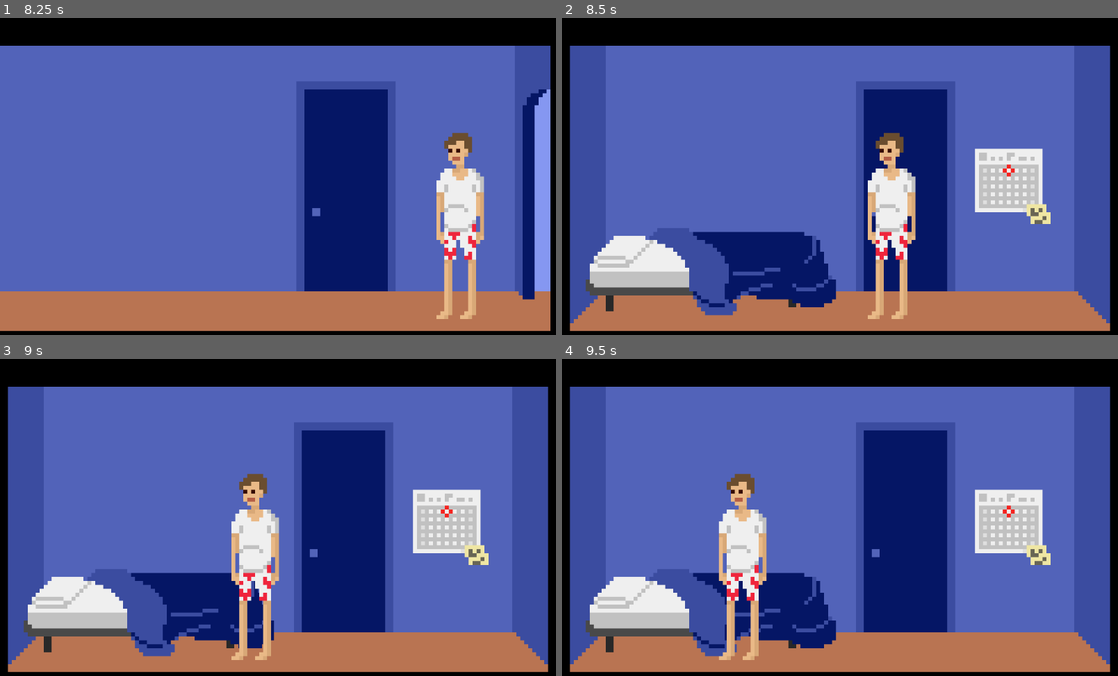
Above: before the commit, frames 1-4 (two rows, left to right).
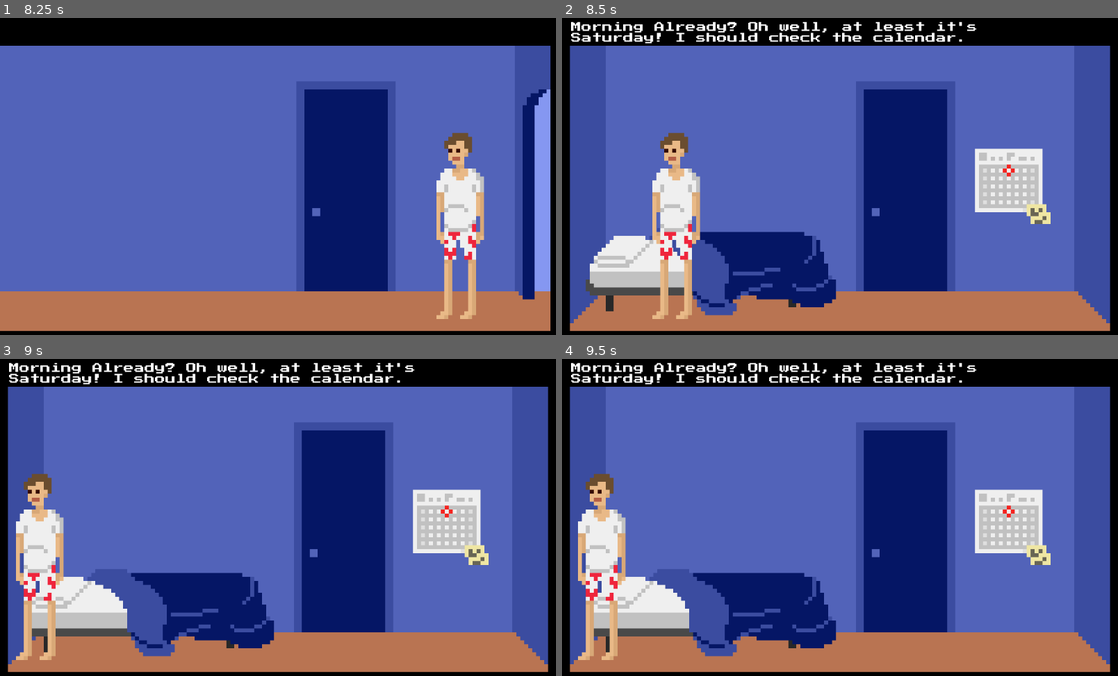
Above: after the commit, the same moments.

Repository: lthammond/CS315-midterm-Halfway_There
Game: Godot game, scene res://src/Bedroom.tscn
Two runs of this game, one before a commit and one after it. Both use one fixed random seed, a clock stepped at 60 frames per second and the inputs below.
Inputs:
- Up to frame 1 (8.25 s): tap Enter at 0.5 s; hold Right (move_right) 0.53-1.28 s; hold Up (interact) 0.53-1.28 s; hold Left (move_left) 1.28-2.03 s; tap Up (interact) every 1.5 s from 1.35 to 7.35 s; hold Up (interact) 2.03-2.78 s; hold Right (move_right) 2.03-3.53 s; hold Up (interact) 3.53-4.28 s; hold Left (move_left) 3.53-5.78 s; hold Up (interact) 5.03-5.78 s; hold Right (move_right) 5.78-8.03 s; hold Up (interact) 6.53-7.28 s; hold Left (move_left) from 8.03 s (still down); hold Up (interact) from 8.03 s (still down)
- Up to frame 2 (8.5 s): keep holding Left (move_left); keep holding Up (interact)
- Up to frame 3 (9 s): keep holding Left (move_left); release Up (interact) at 8.78 s; tap Up (interact) at 8.85 s
- Up to frame 4 (9.5 s): keep holding Left (move_left)

Frame 1 is identical in both runs. In frame 2, 8.0% of the frame differs, in the area x 1-75%, y 1-95%; in frame 3, 8.0%; in frame 4, 8.0%.

Commit message:
Start work on first interactable

Diff:
--- a/project/src/Bedroom.gd
+++ b/project/src/Bedroom.gd
@@ -2,9 +2,20 @@
 
 func _ready():
 	if !GlobalDialogVariables.wakeUpTextRead:
-		$Dialog/WakeUpTextLabel.show()
+		$HUD/Dialog/WakeUpTextLabel.show()
+		yield(get_tree().create_timer(5), "timeout")
+		$HUD/Dialog/WakeUpTextLabel.hide()
 		GlobalDialogVariables.wakeUpTextRead = true
+
 	if PlayerPositionThroughDoor.door_name:
 		var door_node = find_node(PlayerPositionThroughDoor.door_name)
 		if door_node:
 			$Player.global_position = door_node.global_position
+
+
+func _on_Calendar_start_interaction():
+	$Calendar/Interaction/AnimationPlayer.play("Fade_Dark")
+	yield(get_tree().create_timer(8), "timeout")
+	$Calendar/Interaction/AnimationPlayer.play("Zoom_on_tasks")
+	yield(get_tree().create_timer(4.5), "timeout")
+	$Calendar/Interaction/AnimationPlayer.play("Fade_light")
--- a/project/src/Bedroom.tscn
+++ b/project/src/Bedroom.tscn
@@ -1,13 +1,174 @@
-[gd_scene load_steps=7 format=2]
+[gd_scene load_steps=14 format=2]
 
 [ext_resource path="res://src/Door.tscn" type="PackedScene" id=1]
 [ext_resource path="res://assets/backgrounds/bedroomBackground.png" type="Texture" id=2]
 [ext_resource path="res://src/Player.tscn" type="PackedScene" id=3]
 [ext_resource path="res://src/Bedroom.gd" type="Script" id=4]
 [ext_resource path="res://assets/fonts/PressStart2P-Regular.ttf" type="DynamicFontData" id=5]
+[ext_resource path="res://src/Interactable.tscn" type="PackedScene" id=6]
+[ext_resource path="res://assets/sprites/calendar.png" type="Texture" id=7]
+[ext_resource path="res://assets/sprites/HUD.png" type="Texture" id=8]
+
+[sub_resource type="Animation" id=2]
+resource_name = "Fade_Dark"
+length = 3.0
+tracks/0/type = "value"
+tracks/0/path = NodePath("ColorRect:color")
+tracks/0/interp = 1
+tracks/0/loop_wrap = true
+tracks/0/imported = false
+tracks/0/enabled = true
+tracks/0/keys = {
+"times": PoolRealArray( 0, 0.8 ),
+"transitions": PoolRealArray( 1, 1 ),
+"update": 0,
+"values": [ Color( 0, 0, 0, 0 ), Color( 0, 0, 0, 0.52549 ) ]
+}
+tracks/1/type = "value"
+tracks/1/path = NodePath("Calendar Sprite:position")
+tracks/1/interp = 1
+tracks/1/loop_wrap = true
+tracks/1/imported = false
+tracks/1/enabled = true
+tracks/1/keys = {
+"times": PoolRealArray( 0, 1, 3 ),
+"transitions": PoolRealArray( 4.92458, 0.784584, 4.28709 ),
+"update": 0,
+"values": [ Vector2( -302.519, 640.226 ), Vector2( -302.519, 640.226 ), Vector2( -302.519, -67.4951 ) ]
+}
+tracks/2/type = "method"
+tracks/2/path = NodePath("../../HUD/Dialog/InteractDialog1")
+tracks/2/interp = 1
+tracks/2/loop_wrap = true
+tracks/2/imported = false
+tracks/2/enabled = true
+tracks/2/keys = {
+"times": PoolRealArray( 3 ),
+"transitions": PoolRealArray( 1 ),
+"values": [ {
+"args": [  ],
+"method": "show"
+} ]
+}
+tracks/3/type = "method"
+tracks/3/path = NodePath("../../HUD/Dialog/WakeUpTextLabel")
+tracks/3/interp = 1
+tracks/3/loop_wrap = true
+tracks/3/imported = false
+tracks/3/enabled = true
+tracks/3/keys = {
+"times": PoolRealArray( 0 ),
+"transitions": PoolRealArray( 1 ),
+"values": [ {
+"args": [  ],
+"method": "hide"
+} ]
+}
+
+[sub_resource type="Animation" id=5]
+resource_name = "Fade_light"
+length = 2.5
+tracks/0/type = "value"
+tracks/0/path = NodePath("ColorRect:color")
+tracks/0/interp = 1
+tracks/0/loop_wrap = true
+tracks/0/imported = false
+tracks/0/enabled = true
+tracks/0/keys = {
+"times": PoolRealArray( 0, 1.5, 2.3 ),
+"transitions": PoolRealArray( 1, 1, 1 ),
+"update": 0,
+"values": [ Color( 0, 0, 0, 0.52549 ), Color( 0, 0, 0, 0.52549 ), Color( 0, 0, 0, 0 ) ]
+}
+tracks/1/type = "value"
+tracks/1/path = NodePath("Calendar Sprite:position")
+tracks/1/interp = 1
+tracks/1/loop_wrap = true
+tracks/1/imported = false
+tracks/1/enabled = true
+tracks/1/keys = {
+"times": PoolRealArray( 0, 1.5 ),
+"transitions": PoolRealArray( 0.353553, 1 ),
+"update": 0,
+"values": [ Vector2( -748.089, -446.497 ), Vector2( -748.089, 901.14 ) ]
+}
+tracks/2/type = "method"
+tracks/2/path = NodePath("../../HUD/Dialog/InteractDialog2")
+tracks/2/interp = 1
+tracks/2/loop_wrap = true
+tracks/2/imported = false
+tracks/2/enabled = true
+tracks/2/keys = {
+"times": PoolRealArray( 0 ),
+"transitions": PoolRealArray( 1 ),
+"values": [ {
+"args": [  ],
+"method": "hide"
+} ]
+}
+
+[sub_resource type="Animation" id=3]
+resource_name = "Zoom_on_tasks"
+length = 1.5
+tracks/0/type = "value"
+tracks/0/path = NodePath("Calendar Sprite:position")
+tracks/0/interp = 1
+tracks/0/loop_wrap = true
+tracks/0/imported = false
+tracks/0/enabled = true
+tracks/0/keys = {
+"times": PoolRealArray( 0, 1.5 ),
+"transitions": PoolRealArray( 1, 1 ),
+"update": 0,
+"values": [ Vector2( -302.519, -67.4951 ), Vector2( -748.089, -446.497 ) ]
+}
+tracks/1/type = "value"
+tracks/1/path = NodePath("Calendar Sprite:scale")
+tracks/1/interp = 1
+tracks/1/loop_wrap = true
+tracks/1/imported = false
+tracks/1/enabled = true
+tracks/1/keys = {
+"times": PoolRealArray( 0, 1.5 ),
+"transitions": PoolRealArray( 1, 1 ),
+"update": 0,
+"values": [ Vector2( 6.62392, 6.62392 ), Vector2( 11.7888, 11.7888 ) ]
+}
+tracks/2/type = "method"
+tracks/2/path = NodePath("../../HUD/Dialog/InteractDialog1")
+tracks/2/interp = 1
+tracks/2/loop_wrap = true
+tracks/2/imported = false
+tracks/2/enabled = true
+tracks/2/keys = {
+"times": PoolRealArray( 0 ),
+"transitions": PoolRealArray( 1 ),
+"values": [ {
+"args": [  ],
+"method": "hide"
+} ]
+}
+tracks/3/type = "method"
+tracks/3/path = NodePath("../../HUD/Dialog/InteractDialog2")
+tracks/3/interp = 1
+tracks/3/loop_wrap = true
+tracks/3/imported = false
+tracks/3/enabled = true
+tracks/3/keys = {
+"times": PoolRealArray( 1.5 ),
+"transitions": PoolRealArray( 1 ),
+"values": [ {
+"args": [  ],
+"method": "show"
+} ]
+}
 
 [sub_resource type="DynamicFont" id=1]
 size = 21
+font_data = ExtResource( 5 )
+
+[sub_resource type="DynamicFont" id=4]
+size = 24
 font_data = ExtResource( 5 )
 
 [node name="Bedroom" type="Node2D"]
@@ -32,7 +193,44 @@
 [node name="Player" parent="." instance=ExtResource( 3 )]
 position = Vector2( 257.565, 418.749 )
 
-[node name="Dialog" type="Control" parent="."]
+[node name="Calendar" parent="." instance=ExtResource( 6 )]
+position = Vector2( 903.687, 375.09 )
+
+[node name="Interaction" type="Node2D" parent="Calendar"]
+
+[node name="ColorRect" type="ColorRect" parent="Calendar/Interaction"]
+margin_left = -922.0
+margin_top = -396.0
+margin_right = 245.0
+margin_bottom = 287.0
+color = Color( 0, 0, 0, 0 )
+__meta__ = {
+"_edit_use_anchors_": false
+}
+
+[node name="AnimationPlayer" type="AnimationPlayer" parent="Calendar/Interaction"]
+anims/Fade_Dark = SubResource( 2 )
+anims/Fade_light = SubResource( 5 )
+anims/Zoom_on_tasks = SubResource( 3 )
+
+[node name="Calendar Sprite" type="Sprite" parent="Calendar/Interaction"]
+position = Vector2( -302.519, 640.226 )
+scale = Vector2( 6.62392, 6.62392 )
+texture = ExtResource( 7 )
+
+[node name="HUD" type="Control" parent="."]
+margin_right = 40.0
+margin_bottom = 40.0
+__meta__ = {
+"_edit_use_anchors_": false
+}
+
+[node name="Border" type="Sprite" parent="HUD"]
+scale = Vector2( 8, 8 )
+texture = ExtResource( 8 )
+centered = false
+
+[node name="Dialog" type="Control" parent="HUD"]
 margin_left = 18.2689
 margin_top = 7.8745
 margin_right = 58.2689
@@ -41,7 +239,7 @@
 "_edit_use_anchors_": false
 }
 
-[node name="WakeUpTextLabel" type="RichTextLabel" parent="Dialog"]
+[node name="WakeUpTextLabel" type="RichTextLabel" parent="HUD/Dialog"]
 visible = false
 margin_right = 881.731
 margin_bottom = 52.1255
@@ -51,3 +249,39 @@
 __meta__ = {
 "_edit_use_anchors_": false
 }
+
+[node name="InteractDialog1" type="RichTextLabel" parent="HUD/Dialog"]
+visible = false
+margin_right = 881.731
+margin_bottom = 52.1255
+custom_fonts/normal_font = SubResource( 1 )
+bbcode_text = "WHAT?! WEDNESDAY?! That's only halfway through the week! Oh, what's this?"
+text = "WHAT?! WEDNESDAY?! That's only halfway through the week! Oh, what's this?"
+__meta__ = {
+"_edit_use_anchors_": false
+}
+
+[node name="InteractDialog2" type="RichTextLabel" parent="HUD/Dialog"]
+visible = false
+margin_right = 881.731
+margin_bottom = 52.1255
+custom_fonts/normal_font = SubResource( 1 )
+bbcode_text = "Thats right. I had a few things I wanted to do today."
+text = "Thats right. I had a few things I wanted to do today."
+__meta__ = {
+"_edit_use_anchors_": false
+}
+
+[node name="TaskCounterLabel" type="Label" parent="HUD"]
+visible = false
+margin_left = 866.11
+margin_top = 12.6112
+margin_right = 1130.11
+margin_bottom = 36.6112
+custom_fonts/font = SubResource( 4 )
+text = "Tasks:0/10"
+__meta__ = {
+"_edit_use_anchors_": false
+}
+
+[connection signal="start_interaction" from="Calendar" to="." method="_on_Calendar_start_interaction"]
--- a/project/src/Door.tscn
+++ b/project/src/Door.tscn
@@ -20,8 +20,7 @@
 "values": [ Color( 0, 0, 0, 1 ), Color( 0, 0, 0, 1 ), Color( 0, 0, 0, 0 ) ]
 }
 
-[sub_resource type="Animation" id=2]
-resource_name = "Fade_out"
+[sub_resource type="Animation" id=3]
 tracks/0/type = "value"
 tracks/0/path = NodePath(".:color")
 tracks/0/interp = 1
@@ -74,5 +73,5 @@
 }
 
 [node name="AnimationPlayer" type="AnimationPlayer" parent="ScreenFader/ColorRect"]
-anims/Fade_in = SubResource( 3 )
-anims/Fade_out = SubResource( 2 )
+anims/Fade_in = SubResource( 2 )
+anims/Fade_out = SubResource( 3 )
--- /dev/null
+++ b/project/src/Interactable.gd
@@ -0,0 +1,8 @@
+extends Area2D
+
+signal start_interaction
+
+func _input(event):
+	if event.is_action_pressed("interact"):
+		if get_overlapping_bodies().size() > 0:
+			emit_signal("start_interaction")
--- /dev/null
+++ b/project/src/Interactable.tscn
@@ -0,0 +1,12 @@
+[gd_scene load_steps=3 format=2]
+
+[ext_resource path="res://src/Interactable.gd" type="Script" id=1]
+
+[sub_resource type="RectangleShape2D" id=1]
+extents = Vector2( 75.2946, 82.8272 )
+
+[node name="Interactable" type="Area2D"]
+script = ExtResource( 1 )
+
+[node name="CollisionShape2D" type="CollisionShape2D" parent="."]
+shape = SubResource( 1 )
Binary file added: project/assets/sprites/HUD.png
Not shown, added: project/assets/sprites/HUD.png.import
Binary file added: project/assets/sprites/calendar.png
Not shown, added: project/assets/sprites/calendar.png.import
Not shown: 1 places in project/src/Door.tscn that only renumber resources
Not shown, added: raw_assets/sprites/HUD.png
